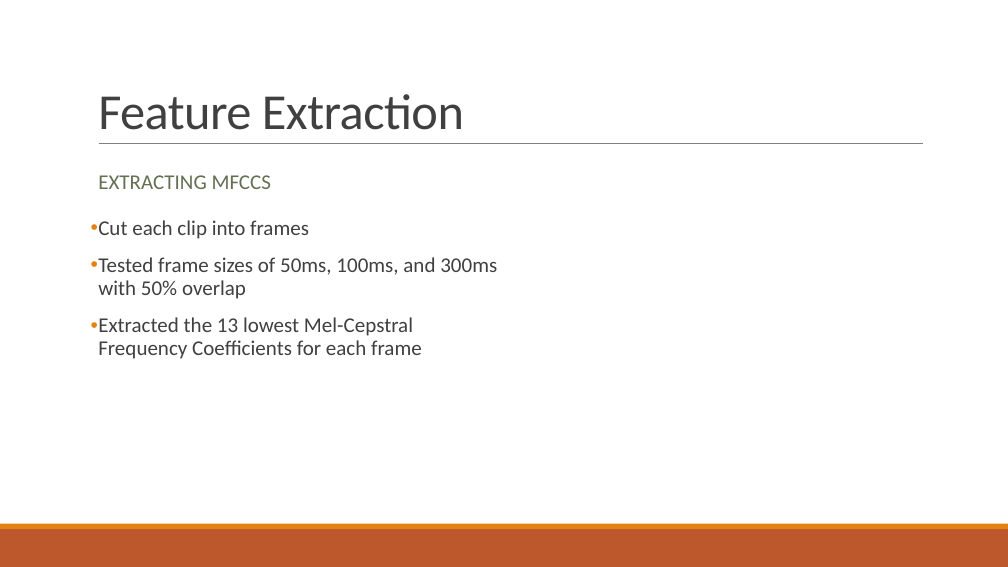
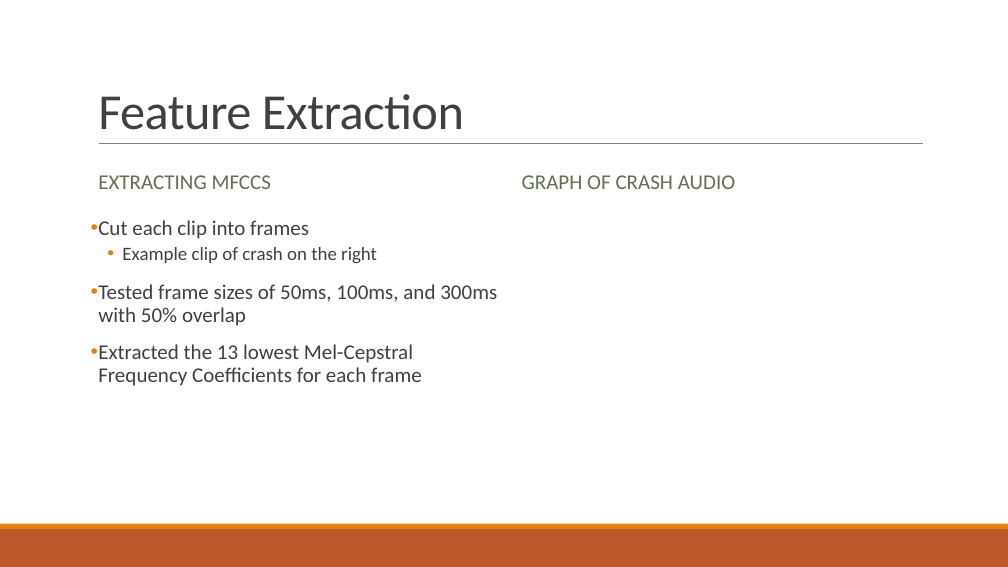
Before and after one commit to crabtreej/CrashAudioClassifier, a slide deck: slide 4 of AI_2_Presentation.pptx. Drawn at 1008x567 pixels with LibreOffice and Linux fonts; fonts in the diff are those of the drawing. Boxes give left, top, right and bottom in pixels: in the first picture for what was removed or moved away, otherwise in the second. Text is boxed around its words. In the diff, an @@ line names an element or a change of style, - is before the commit and + after.

Commit message:
Added some text to the powerpoint

```diff
--- a/AI_2_Presentation.pptx
+++ b/AI_2_Presentation.pptx
@@ text added at (522,175,735,189), 20 pt, text #637052 @@
+GRAPH OF CRASH AUDIO
@@ text at (122,247,377,264): paragraph added @@
+  • Example clip of crash on the right
```
Also in this commit, not shown: 1 other slide changed.
